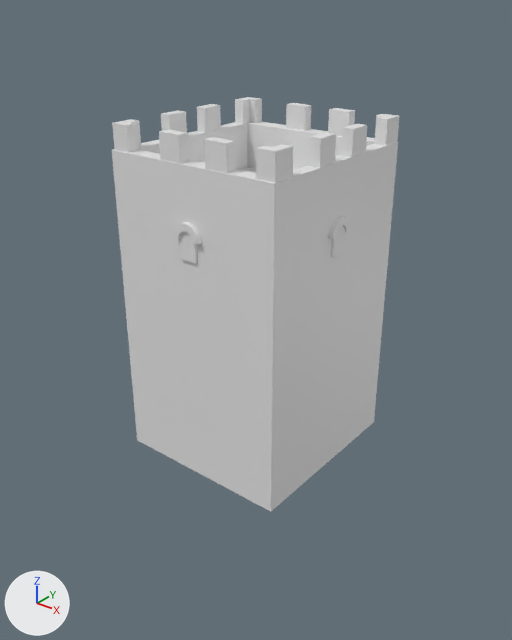
Renders of the COLLADA model art/meshes/structural/kartlians/wall_tower.dae from each side of a commit.
Rendered twice from a camera (50 mm lens) standing at (22.6, -28.4, 25.2) and looking at (-0.1, 0.0, 7.6). The lights are fixed; the arrows at lower left show +X, +Y and +Z. The picture after the commit comes second.

Names of what the first picture shows: 'wall_tower'.
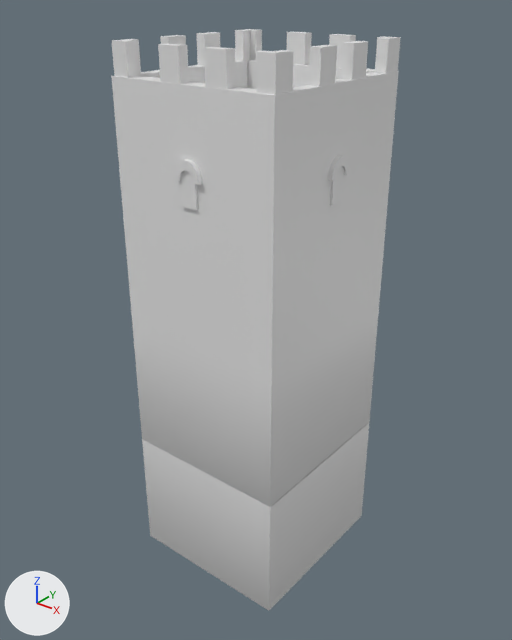
Changed parts and their boxes [x1, y1, x2, y2] in the pictures (512 x 640 px; the box of a moved part takes in the faces that stretch with it):
'wall_tower', reshaped, rescaled (40% taller)
    before: [112, 97, 400, 512]
    after: [111, 29, 401, 611]
part 1 of me_cubo_250, moved or reshaped
    before: [112, 122, 398, 512]
    after: [111, 60, 399, 508]
part 2 of me_cubo_250, moved or reshaped
    before: [328, 217, 351, 239]
    after: [328, 155, 350, 181]
part 3 of me_cubo_250, moved or reshaped
    before: [173, 222, 202, 244]
    after: [174, 159, 203, 185]
part 4 of me_cubo_250, added
    after: [204, 47, 236, 89]
part 5 of me_cubo_250, added
    after: [342, 41, 368, 80]
part 6 of me_cubo_250, added
    after: [329, 34, 356, 68]
part 7 of me_cubo_250, moved or reshaped
    before: [256, 144, 293, 183]
    after: [256, 50, 294, 95]
part 8 of me_cubo_250, moved or reshaped
    before: [331, 226, 345, 257]
    after: [330, 166, 344, 205]
part 9 of me_cubo_250, moved or reshaped
    before: [179, 231, 197, 263]
    after: [180, 171, 198, 210]
part 10 of me_cubo_250, moved or reshaped
    before: [375, 114, 400, 145]
    after: [375, 36, 401, 73]
part 11 of me_cubo_250, moved or reshaped
    before: [112, 119, 141, 153]
    after: [112, 39, 141, 78]
part 12 of me_cubo_250, moved or reshaped
    before: [235, 97, 262, 124]
    after: [235, 29, 262, 61]
part 13 of me_cubo_250, added
    after: [158, 43, 189, 84]
part 14 of me_cubo_250, added
    after: [287, 32, 312, 65]
part 15 of me_cubo_250, added
    after: [309, 45, 337, 86]
part 16 of me_cubo_250, added
    after: [197, 32, 220, 66]
part 17 of me_cubo_250, added
    after: [160, 35, 186, 45]
part 18 of me_cubo_250, deleted
    before: [159, 103, 367, 173]
part 19 of me_cubo_250, added
    after: [142, 423, 369, 611]

Patch to the scene script:
```diff
--- a/art/meshes/structural/kartlians/wall_tower.dae.py
+++ b/art/meshes/structural/kartlians/wall_tower.dae.py
@@ me_cubo_250 @@
 # used by ob_wall_tower; location = (0.0, 0.0, 0.0); scale = (3.5, 3.5, 3.5)
-me_cubo_250.from_pydata(...)  # 440 vertices, 788 faces; spans x -1.53..1.51, y -1.57..1.6, z 0.0..5.35
+me_cubo_250.from_pydata(...)  # 448 vertices, 794 faces; spans x -5.14..5.08, y -5.29..5.37, z -7.48..22.45
+# me_cubo_250 part 1: the loose piece of 24 vertices spanning x -1.46..1.44, y -1.5..1.53, z 0.0..4.97 is scaled about the mesh origin by (3.36, 3.36, 4.2)
+# me_cubo_250 part 2: the loose piece of 68 vertices spanning x 1.43..1.51, y -0.27..0.2, z 3.96..4.2 is scaled about the mesh origin by (3.36, 3.36, 4.2)
+# me_cubo_250 part 3: the loose piece of 68 vertices spanning x -0.24..0.23, y -1.57..-1.5, z 3.96..4.2 is scaled about the mesh origin by (3.36, 3.36, 4.2)
+# me_cubo_250 part 4: a new loose piece, a box spanning x 1.08..2.29, y -5.0..-4.43, z 20.85..22.45, in mat_text_kartli (its picture is missing)
+# me_cubo_250 part 5: a new loose piece, a box spanning x 4.22..4.79, y 0.85..2.06, z 20.85..22.45, in mat_text_kartli (its picture is missing)
+# me_cubo_250 part 6: a new loose piece, a box spanning x 1.08..2.29, y 4.5..5.07, z 20.85..22.45, in mat_text_kartli (its picture is missing)
+# me_cubo_250 part 7: the loose piece of 12 vertices spanning x 1.14..1.43, y -1.47..-1.12, z 4.97..5.35 is scaled about the mesh origin by (3.36, 3.36, 4.2)
+# me_cubo_250 part 8: the loose piece of 8 vertices spanning x 1.43..1.48, y -0.18..0.1, z 3.66..4.11 is scaled about the mesh origin by (3.36, 3.36, 4.2)
+# me_cubo_250 part 9: the loose piece of 8 vertices spanning x -0.16..0.13, y -1.54..-1.5, z 3.66..4.11 is scaled about the mesh origin by (3.36, 3.36, 4.2)
+# me_cubo_250 part 10: the loose piece of 12 vertices spanning x 1.14..1.43, y 1.18..1.53, z 4.97..5.35 is scaled about the mesh origin by (3.36, 3.36, 4.2)
+# me_cubo_250 part 11: the loose piece of 12 vertices spanning x -1.43..-1.14, y -1.47..-1.12, z 4.97..5.35 is scaled about the mesh origin by (3.36, 3.36, 4.2)
+# me_cubo_250 part 12: the loose piece of 12 vertices spanning x -1.43..-1.14, y 1.18..1.53, z 4.97..5.35 is scaled about the mesh origin by (3.36, 3.36, 4.2)
+# me_cubo_250 part 13: a new loose piece, a box spanning x -1.65..-0.43, y -5.0..-4.43, z 20.85..22.45, in mat_text_kartli (its picture is missing)
+# me_cubo_250 part 14: a new loose piece, a box spanning x -1.65..-0.43, y 4.5..5.07, z 20.85..22.45, in mat_text_kartli (its picture is missing)
+# me_cubo_250 part 15: a new loose piece, a box spanning x 4.22..4.79, y -1.78..-0.57, z 20.85..22.45, in mat_text_kartli (its picture is missing)
+# me_cubo_250 part 16: a new loose piece, a box spanning x -4.8..-4.23, y 0.85..2.06, z 20.85..22.45, in mat_text_kartli (its picture is missing)
+# me_cubo_250 part 17: a new loose piece, a box spanning x -4.8..-4.23, y -1.78..-0.57, z 20.85..22.45, in mat_text_kartli (its picture is missing)
+# me_cubo_250 part 18: 8 loose pieces with 64 vertices, spanning x -1.43..1.43, y -1.49..1.51, z 4.97..5.35, are deleted
+# me_cubo_250 part 19: 8 vertices added at x -4.89..4.84, y -5.04..5.13, z -7.48..0.07
+# other edits to the shape of me_cubo_250 do not show in these pictures
 me_cubo_250.materials.append(mat_text_kartli)
@@ ob_wall_tower @@
 ob_wall_tower.location = (0.0, 0.0, 0.0)
-ob_wall_tower.scale = (3.5, 3.5, 3.5)
```
